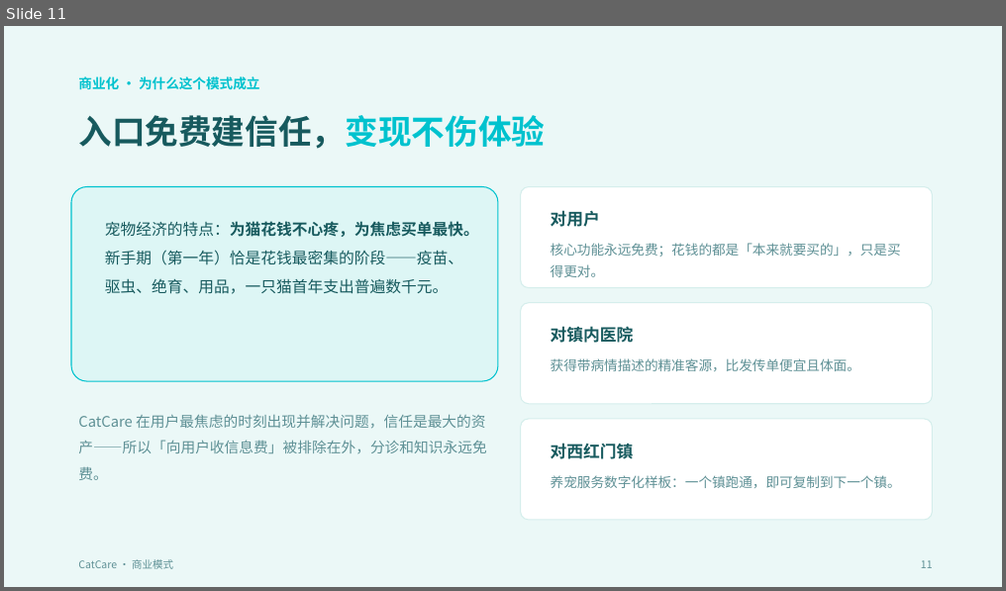
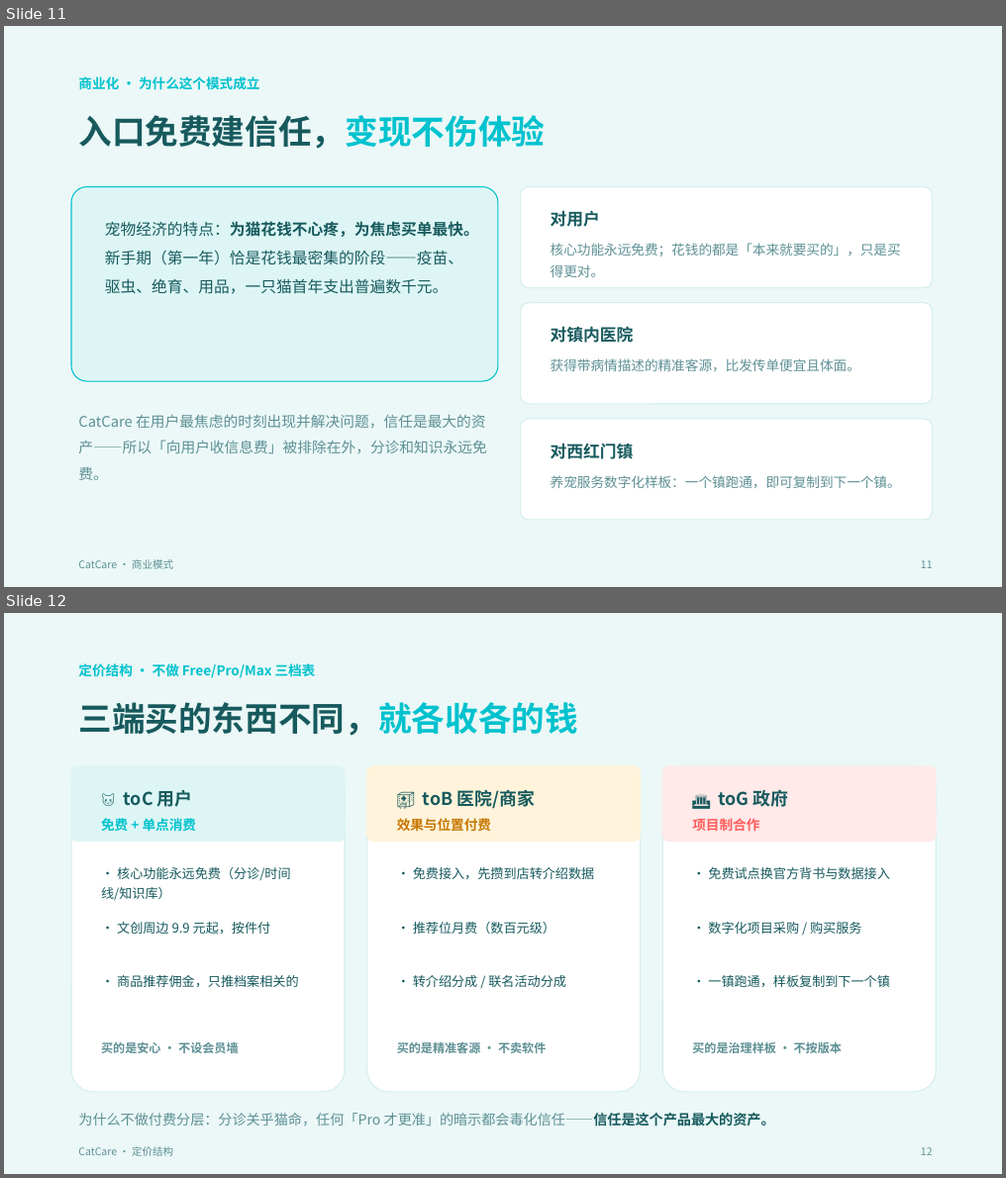
Before and after one commit to yumuyou/catcare, a slide deck: CatCare产品介绍_用户视角.pptx. Shown one above the other, each under a label of ours: slide 11 before the commit, slides 11 and 12 after it. The pictures are 1006x591 and 1006x1178 pixels, drawn with LibreOffice and Linux fonts; fonts in the diff are those of the drawing. Boxes give left, top, right and bottom in pixels: in the first picture for what was removed or moved away, otherwise in the second. Text is boxed around its words. In the diff, an @@ line names an element or a change of style, - is before the commit and + after.

```diff
--- a/CatCare产品介绍_用户视角.pptx
+++ b/CatCare产品介绍_用户视角.pptx
@@ slide 12 added at [4, 613, 1002, 1174], background #FFFFFF @@
@@ rectangle added at [4, 613, 1002, 1174], fill #EBF8F7 @@
@@ text added at [78, 663, 316, 678], 13 pt, text #00C2CE, bold @@
+定价结构 · 不做 Free/Pro/Max 三档表
@@ text added at [78, 702, 577, 736], 32 pt, text #175A5E, bold @@
+三端买的东西不同，就各收各的钱
@@ rounded rectangle added at [71, 766, 345, 1092], fill #FFFFFF, outline #D5EEEC 1 pt @@
@@ rounded rectangle added at [71, 766, 345, 842], fill #DDF6F5, outline #DDF6F5 1 pt @@
@@ text added at [124, 790, 193, 807], 17 pt, text #175A5E, bold @@
+🐱 toC 用户
@@ rounded rectangle added at [367, 766, 641, 1092], fill #FFFFFF, outline #D5EEEC 1 pt @@
@@ rounded rectangle added at [367, 766, 641, 842], fill #FFF4DB, outline #FFF4DB 1 pt @@
@@ text added at [423, 790, 535, 808], 17 pt, text #175A5E, bold @@
+🏥 toB 医院/商家
@@ rounded rectangle added at [662, 766, 936, 1092], fill #FFFFFF, outline #D5EEEC 1 pt @@
@@ rounded rectangle added at [662, 766, 936, 842], fill #FFE9E9, outline #FFE9E9 1 pt @@
@@ text added at [718, 789, 789, 807], 17 pt, text #175A5E, bold @@
+🏛️ toG 政府
@@ text added at [101, 818, 196, 831], 13 pt, text #00C2CE, bold @@
+免费 + 单点消费
@@ text added at [397, 818, 491, 831], 13 pt, text #C77700, bold @@
+效果与位置付费
@@ text added at [692, 818, 759, 831], 13 pt, text #FF5D5D, bold @@
+项目制合作
@@ text added at [101, 867, 291, 901], 12.5 pt, text #175A5E @@
+· 核心功能永远免费（分诊/时间线/知识库）
@@ text added at [413, 867, 595, 879], 12.5 pt, text #175A5E @@
+· 免费接入，先攒到店转介绍数据
@@ text added at [708, 867, 890, 879], 12.5 pt, text #175A5E @@
+· 免费试点换官方背书与数据接入
@@ text added at [117, 922, 271, 934], 12.5 pt, text #175A5E @@
+· 文创周边 9.9 元起，按件付
@@ text added at [413, 922, 555, 934], 12.5 pt, text #175A5E @@
+· 推荐位月费（数百元级）
@@ text added at [708, 922, 861, 934], 12.5 pt, text #175A5E @@
+· 数字化项目采购 / 购买服务
@@ text added at [117, 975, 299, 987], 12.5 pt, text #175A5E @@
+· 商品推荐佣金，只推档案相关的
@@ text added at [413, 975, 566, 987], 12.5 pt, text #175A5E @@
+· 转介绍分成 / 联名活动分成
@@ text added at [708, 975, 890, 987], 12.5 pt, text #175A5E @@
+· 一镇跑通，样板复制到下一个镇
@@ text added at [101, 1043, 238, 1054], 11.5 pt, text #5E9095, bold @@
+买的是安心 · 不设会员墙
@@ text added at [397, 1043, 546, 1054], 11.5 pt, text #5E9095, bold @@
+买的是精准客源 · 不卖软件
@@ text added at [692, 1043, 842, 1054], 11.5 pt, text #5E9095, bold @@
+买的是治理样板 · 不按版本
@@ text added at [78, 1113, 775, 1127], 13.5 pt, text #5E9095 @@
+为什么不做付费分层：分诊关乎猫命，任何「Pro 才更准」的暗示都会毒化信任——信任是这个产品最大的资产。
@@ text added at [78, 1147, 173, 1157], 10 pt, text #5E9095 @@
+CatCare · 定价结构
@@ text added at [921, 1148, 933, 1156], 10 pt, text #5E9095 @@
+12
```
Also in this commit, not shown: 1 slide changed.
